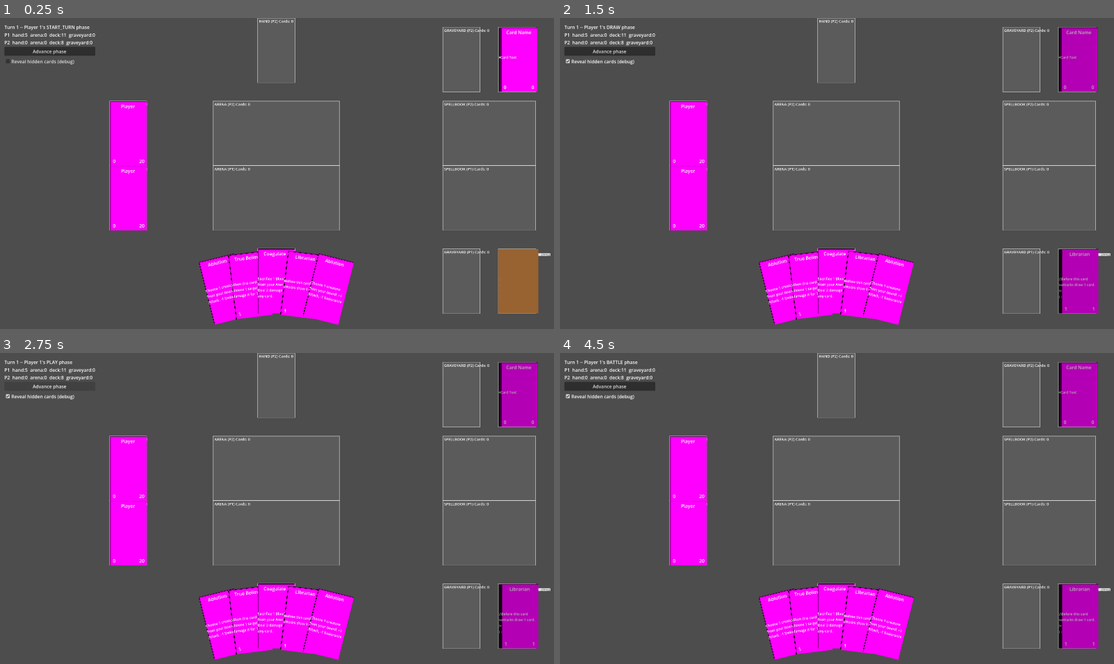
Above: before the commit, frames 1-4 (two rows, left to right).
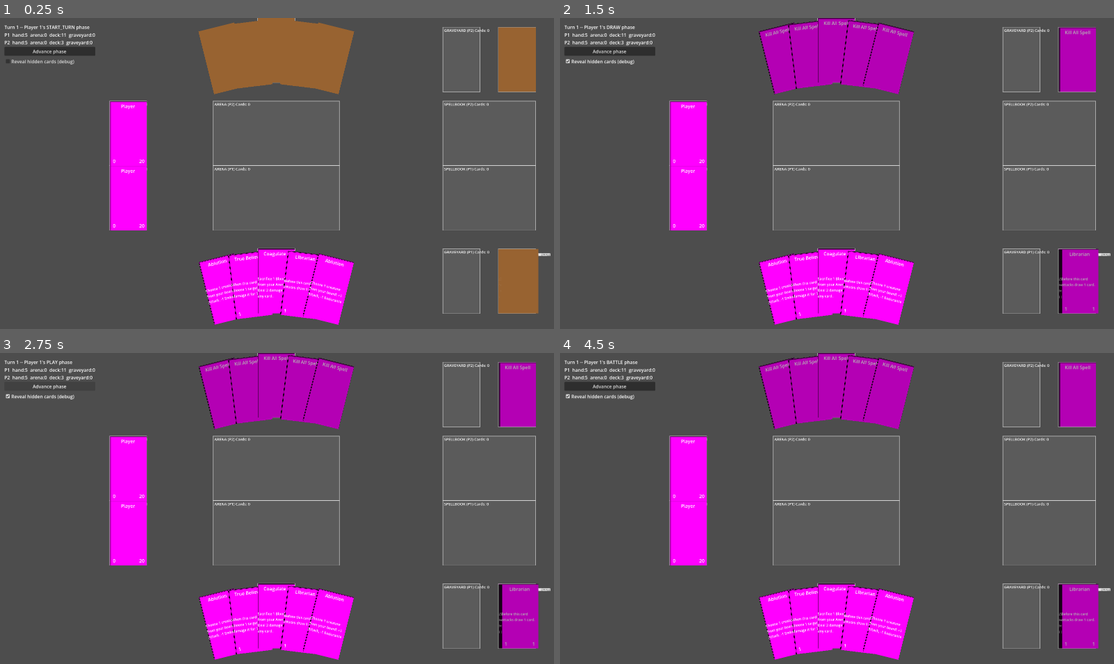
Above: after the commit, the same moments.

Repository: KT0mi/KT0mi_Card_Game_Godot
Game: Godot game, scene res://Scenes/TestScene.tscn
Same seed, same stepped clock (60 frames per second), same inputs: the game is played once before the commit and once after it.
Inputs:
- Up to frame 1 (0.25 s): no input
- Up to frame 2 (1.5 s): click "Advance phase" at 0.5 s; click "Reveal hidden cards (debug)" at 1.25 s
- Up to frame 3 (2.75 s): click "Advance phase" at 2 s
- Up to frame 4 (4.5 s): click "Reveal hidden cards (debug)" at 2.75 s; click "Advance phase" at 3.5 s; click "Reveal hidden cards (debug)" at 4.25 s

The runs differ from the first frame. In frame 1, 6.9% of the frame differs, in the area x 4-97%, y 0-25%; in frame 2, 5.6%; in frame 3, 5.6%; in frame 4, 5.6%.
Error before the commit: Invalid access to property or key 'card_name' on a base object of type 'Nil'. (res://Scripts/SceneScripts/card.gd:56)

Commit message:
Fixed bugs

Diff:
--- a/Cards/BloodEmpire/ablution.gd
+++ b/Cards/BloodEmpire/ablution.gd
@@ -10,7 +10,10 @@
 func resolve_effect(card: CardInstance, event: PlayCardEvent) -> void:
 	var targetA : Array = await ChoiceManager.request(
 		"Choose 1 creature from your board",
-		card.owner.arena.duplicate())
+		card.owner.arena.duplicate(),
+		1,
+		1,
+		card.owner)
 	var t : CardInstance = targetA[0]
 
 	CardMutationPipeline.modify_attack(t, 1)
--- a/Cards/BloodEmpire/coagulate_spear.gd
+++ b/Cards/BloodEmpire/coagulate_spear.gd
@@ -29,15 +29,11 @@
 		push_warning("coagulate_spear: resolve_effect: Wrong type for 'sacrifice' variable")
 		return
 
-	GameActions.try_kill_card(sacrifice)
-
-	var target_candidates : Array[CardInstance]
-	target_candidates.append_array(card.owner.arena)
-	target_candidates.append_array(card.owner.player_zone)
+	await GameActions.try_kill_card(sacrifice)
 
 	var responseB := await ChoiceManager.request(
 		"Choose 1 card to deal 2 damage to.",
-		target_candidates,
+		GameState.all_cards_in_target_areas(),
 		1,
 		1,
 		card.owner)
--- /dev/null
+++ b/Cards/Test/kill_spell.gd
@@ -0,0 +1,13 @@
+extends SpellCardDefinition
+
+func _init() -> void:
+	id = &"kill_spell"
+	card_name = "Kill All Spell"
+	card_text = ""
+	cast_type = SpellCardDefinition.CastType.INSTANT
+	sets = [&"test_set"]
+
+func resolve_effect(card: CardInstance, event: PlayCardEvent) -> void:
+	var targets : Array[CardInstance] = GameState.opponent_of(card.owner).arena.duplicate()
+	for c in targets:
+		GameActions.try_kill_card(c)
--- /dev/null
+++ b/Scripts/EnemyAI/AIController.gd
@@ -0,0 +1,43 @@
+extends Node
+##Autoload
+
+#Bare-minimum opponent for playtesting -- not meant to be smart, just
+#competent enough that you don't have to control both seats yourself.
+#Hooks the exact same public entry points a human uses (GameActions,
+#ChoiceManager) rather than anything privileged, so it can never do
+#something a human player couldn't do through the normal UI.
+
+@export var ai_player_is_player_two: bool = true
+
+func _ready() -> void:
+	TurnController.phase_changed.connect(_on_phase_changed)
+	ChoiceManager.choice_requested.connect(_on_choice_requested)
+
+func _ai_player() -> Player:
+	return GameState.player_two if ai_player_is_player_two else GameState.player_one
+
+func _on_phase_changed(phase: TurnController.Phase, player: Player) -> void:
+	if player != _ai_player():
+		return
+	if phase == TurnController.Phase.PLAY:
+		await _take_play_phase_actions()
+
+func _take_play_phase_actions() -> void:
+	var ai := _ai_player()
+	#No strategy at all: try every card currently in hand once, in order,
+	#and just accept whatever GameActions allows or rejects (phase gating,
+	#arena capacity, etc are all still enforced normally). Enough to
+	#exercise the same pipeline a human dragging cards would use.
+	for card in ai.hand.duplicate():
+		await GameActions.try_play_card(ai, card)
+
+func _on_choice_requested(request: ChoiceRequest) -> void:
+	if request.requesting_player != _ai_player():
+		return  #not the AI's decision -- leave it for the human-facing UI
+
+	#Dumbest possible legal answer: take as many options as allowed,
+	#first-available. Swap this for real evaluation whenever you actually
+	#want the AI to be good -- the point right now is just keeping a match
+	#moving without a human controlling both seats.
+	var selected: Array = request.options.slice(0, request.max_count)
+	ChoiceManager.submit(selected)
--- a/Scripts/GameActions.gd
+++ b/Scripts/GameActions.gd
@@ -8,6 +8,10 @@
 
 func try_play_card(player: Player, card: CardInstance) -> bool:
 	print("GameActions: Requested try_play_card action")
+	if card.current_zone != Zone.Type.HAND:
+		print("GameActions: Failed try_play_card action. Reason: Card is not in hand")
+		return false
+
 	if TurnController.current_phase != TurnController.Phase.PLAY:
 		print("GameActions: Failed try_play_card action. Reason: Not in play phase")
 		return false
@@ -30,6 +34,7 @@
 		await ZoneManager.move_to(card, Zone.Type.ARENA, ZoneChangeEvent.Reason.PLAY)
 	else:
 		if card.is_spell():
+			print("GameActions: try_play_card: Resolving instant spell effect of %s." % card.definition.id)
 			await (card.definition as SpellCardDefinition).resolve_effect(card, event)
 			var def : SpellCardDefinition = card.definition
 			if def.cast_type == SpellCardDefinition.CastType.INSTANT:
Not shown, added: Cards/Test/kill_spell.gd.uid
Not shown, added: Scripts/EnemyAI/AIController.gd.uid
